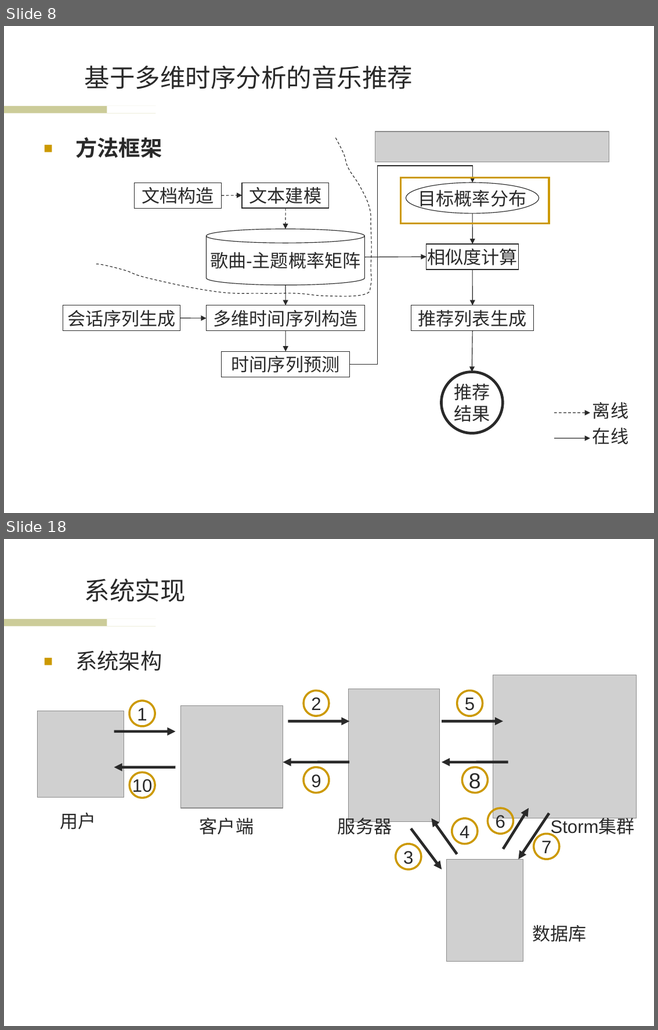
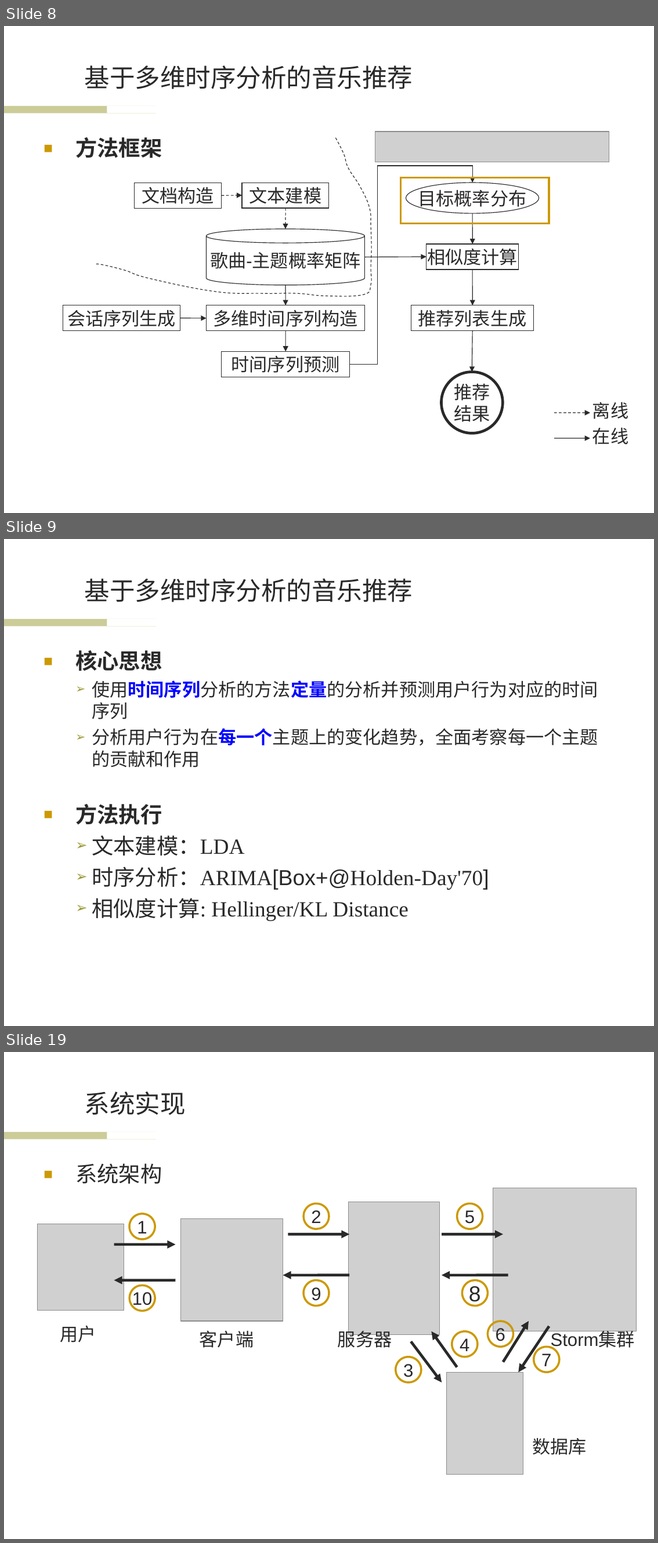
Before and after one commit to wwssttt/NJUThesis, a slide deck: ppt/一种基于时间序列分析的个性化音乐推荐系统及其实现.ppt. Shown one above the other, each under a label of ours: slides 8 and 18 before the commit, slides 8, 9 and 19 after it; the slides between them are not shown. The pictures are 658x1030 and 658x1543 pixels, drawn with LibreOffice and Linux fonts; fonts in the diff are those of the drawing; grey boxes stand for pictures; background and template pictures are left out. Boxes give left, top, right and bottom in pixels: in the first picture for what was removed or moved away, otherwise in the second. Text is boxed around its words. In the diff, an @@ line names an element or a change of style, - is before the commit and + after.

```diff
--- a/ppt/一种基于时间序列分析的个性化音乐推荐系统及其实现.ppt
+++ b/ppt/一种基于时间序列分析的个性化音乐推荐系统及其实现.ppt
@@ slide 9 added at [4, 539, 654, 1026], background #FFFFFF; not listed: 2 template elements that a slide beside it also shows @@
@@ title added at [85, 578, 412, 602], 28 pt, text #292929 @@
+基于多维时序分析的音乐推荐
@@ text added at [75, 650, 598, 921], 24 pt, text #292929 @@
+■ 核心思想
+  ➢ 使用时间序列分析的方法定量的分析并预测用户行为对应的时间序列
+  ➢ 分析用户行为在每一个主题上的变化趋势，全面考察每一个主题的贡献和作用
+■ 方法执行
+  ➢ 文本建模：LDA
+  ➢ 时序分析：ARIMA[Box+@Holden-Day'70]
+  ➢ 相似度计算: Hellinger/KL Distance
@@ what was slide 18 is now slide 19 @@
```
Also in this commit, not shown: 12 slides changed.
